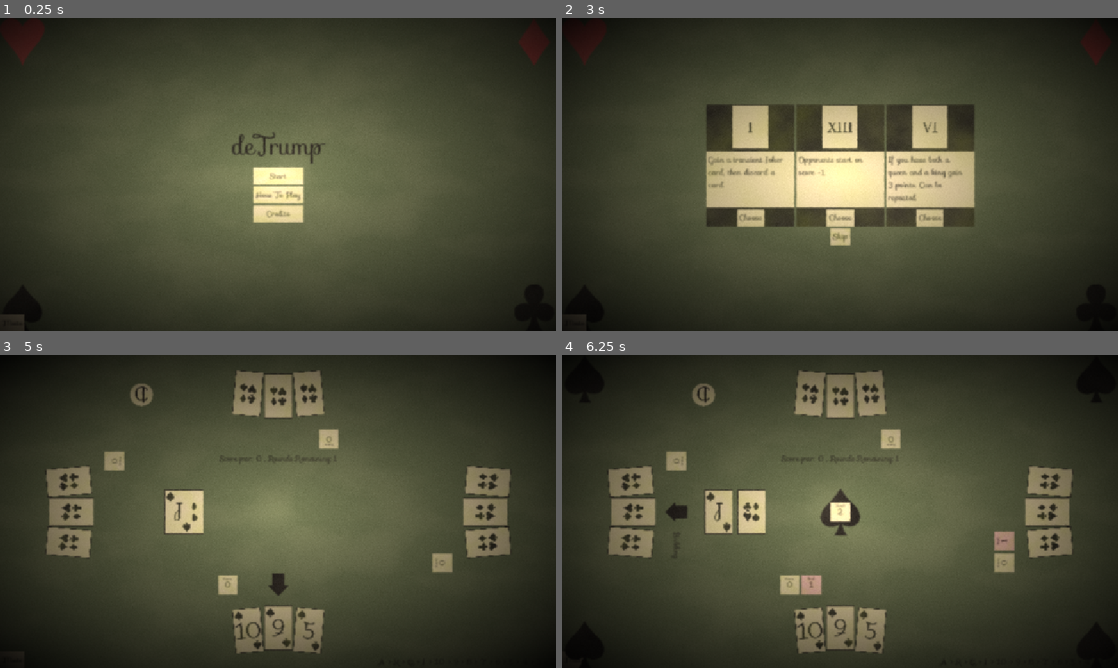
Above: before the commit, frames 1-4 (two rows, left to right).
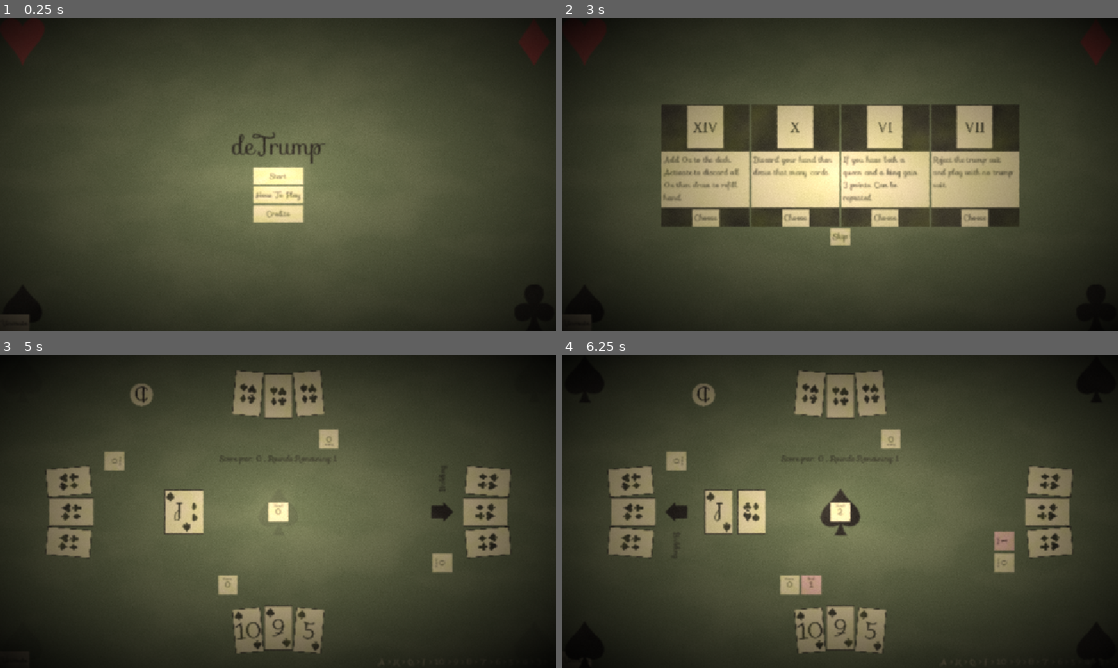
Above: after the commit, the same moments.

Repository: CMurtagh-LGTM/brackeys25.2
Game: Godot game, scene res://Main.tscn
Same seed, same stepped clock (60 frames per second), same inputs: the game is played once before the commit and once after it.
Inputs (mouse positions are in pixels of both pictures, inside the frame that each line leads up to):
- Up to frame 1 (0.25 s): no input
- Up to frame 2 (3 s): click "Mute" (after the commit: "Unmute") at 0.5 s; click "Unmute" (after the commit: "Mute") at 1.25 s; click "Start" at 2 s; click "Start" at 2.75 s
- Up to frame 3 (5 s): click "Skip" at 3.5 s; move the mouse to (189, 511) at 4.27 s; click (189, 511) at 4.42 s
- Up to frame 4 (6.25 s): move the mouse to (739, 511) at 5.02 s; click (739, 511) at 5.17 s; click "1" at 5.75 s

The runs differ from the first frame. In frame 1, less than 0.1% of the frame differs, in the area x 4-6%, y 94-100%; in frame 2, 15%, in the area x 4-83%, y 27-97%; in frame 3, 0.5%; in frame 4, less than 0.1%.

Commit message:
Insomniac

Diff:
--- a/Deck/DeckGenerator.gd
+++ b/Deck/DeckGenerator.gd
@@ -27,7 +27,6 @@
 		deck.cards.push_back(load("res://Resources/Cards/Joker.tres"))
 
 
-	# TODO why does this not save?
 	deck.deck_order = NormalCardInfo.character_names[characters[0]]
 	for character_index:int in range(1, characters.size()):
 		deck.deck_order += " > " + NormalCardInfo.character_names[characters[character_index]]
--- a/GameManager/GameManager.gd
+++ b/GameManager/GameManager.gd
@@ -56,7 +56,6 @@
 var _deal_count: int = 3 # Number of times to deal
 
 var _hands: Array[Hand]
-var _turnup: Card = null
 var _triumphs: Array[Triumph]
 
 var _current_hand: int = 0
@@ -147,6 +146,7 @@
 
 	_game_state = GameState.new(_deck_info, _trick, _hand_count)
 	_game_state.trump_changed.connect(_on_update_game_state_trump)
+	_game_state.turnup_changed.connect(_on_turnup_changed)
 
 	_bonus_pile.cards_updated.connect(_on_bonus_pile_changed)
 
@@ -200,14 +200,15 @@
 				await hand.add_card(await _deck.draw_card())
 
 	var turnup: Card = await _deck.draw_card()
-	turnup.reveal()
-	await turnup.move_to(self, globals.viewport_center() + _turnup_position_offset, 0, Globals.card_deal_time)
-	_turnup = turnup
-
-	_game_state.set_trump(turnup.suit(null))
+	_game_state.set_turnup(turnup)
 
 	_tricks_remaining = _deal_size
 	_triumphs_before_bid()
+
+func _on_turnup_changed() -> void:
+	if _game_state.turnup() != null:
+		_game_state.set_trump(_game_state.turnup().suit(null))
+		await _game_state.turnup().move_to(self, globals.viewport_center() + _turnup_position_offset, 0, Globals.card_deal_time)
 
 func _triumphs_before_bid() -> void:
 	_point_to_hand(_hand_index_to_compass(0))
@@ -273,8 +274,8 @@
 
 	# Highest bidder gets right to card turned up
 	var highest_bidder: Hand = _hands[highest_bidder_index]
-	highest_bidder.add_card(_turnup)
-	_turnup = null
+	highest_bidder.add_card(_game_state.turnup())
+	_game_state.set_turnup(null)
 	var _discarded_cards: Array[Card] = await highest_bidder.discard(_deal_size, Hand.DiscardTarget.BONUS)
 	await _bonus_pile.append(_discarded_cards)
 	_bid_info.visible = false
@@ -404,8 +405,8 @@
 	_deck_order_label.position = globals.viewport_size - _deck_order_label.size
 	_origin.position = globals.viewport_center()
 
-	if _turnup:
-		_turnup.position = globals.viewport_center() + _turnup_position_offset
+	if _game_state.turnup():
+		_game_state.turnup().position = globals.viewport_center() + _turnup_position_offset
 
 	_bonus_pile.position = globals.viewport_center() + _bonus_pile_position_offset
 	for hand_index: int in _hands.size():
--- a/GameManager/GameManager.tscn
+++ b/GameManager/GameManager.tscn
@@ -193,5 +193,6 @@
 unique_name_in_owner = true
 offset_right = 40.0
 offset_bottom = 27.0
+theme_override_colors/font_color = Color(0.960784, 0.870588, 0.701961, 1)
 
 [node name="Origin" type="Node2D" parent="."]
--- a/GameManager/GameState.gd
+++ b/GameManager/GameState.gd
@@ -6,12 +6,14 @@
 var _trump: Suit
 var _trick: Trick
 var _hand_count: int
+var _turnup: Card
 
 signal trump_changed
+signal turnup_changed
 
-func _init(deck_info_: DeckInfo, trick: Trick, hand_count: int):
+func _init(deck_info_: DeckInfo, trick_: Trick, hand_count: int):
 	deck_info = deck_info_
-	_trick = trick
+	_trick = trick_
 	_hand_count = hand_count
 
 func lead_suit() -> Suit:
@@ -32,3 +34,14 @@
 
 func trick() -> Array[Card]:
 	return _trick.get_cards()
+
+func turnup() -> Card:
+	return _turnup
+
+func set_turnup(card: Card) -> void:
+	if card == _turnup:
+		return
+	_turnup = card
+	if _turnup != null:
+		_turnup.reveal()
+	turnup_changed.emit()
--- a/Globals.gd
+++ b/Globals.gd
@@ -49,7 +49,9 @@
 const debug_ai: bool = false
 var open_hands: bool = debug_ai
 
-var muted: bool = false
+var muted: bool = true # TODO false
+
+const forced_triumph: TriumphInfo = preload("res://Resources/Triumph/Judge.tres")
 
 func _ready() -> void:
 	var viewport = get_viewport()
--- a/Hand/AIInfo.gd
+++ b/Hand/AIInfo.gd
@@ -3,7 +3,6 @@
 
 @export var trump_bonus: float = 0.4
 
-# TODO calculate the threshold based on the deck
 @export var singleton_threshold: Card.Ordinal = Card.Ordinal.QUEEN
 @export var offsuit_threshold: Card.Ordinal = Card.Ordinal.ACE
 
--- a/Hand/Hand.gd
+++ b/Hand/Hand.gd
@@ -77,7 +77,6 @@
 	remove_card(card)
 	return card
 
-# TODO merge these two functions somehow in a neat way
 func discard(new_hand_size: int, target: DiscardTarget) -> Array[Card]:
 	_is_discarding = true
 	_info_display.visible = true
--- a/Mute.gd
+++ b/Mute.gd
@@ -3,18 +3,21 @@
 @onready var _mute_button: Button = $MuteButton
 @onready var _music_player: AudioStreamPlayer = $MusicPlayer
 
-func _on_mute_button_pressed() -> void:
-	globals.muted = not globals.muted
+func _handle_mute_changed() -> void:
 	_music_player.stream_paused = globals.muted
 	if globals.muted:
 		_mute_button.text = "Unmute"
 	else:
 		_mute_button.text = "Mute"
 
+func _on_mute_button_pressed() -> void:
+	globals.muted = not globals.muted
+	_handle_mute_changed()
 
 func _ready() -> void:
 	globals.viewport_resize.connect(_on_viewport_resize)
 	_on_viewport_resize()
+	_handle_mute_changed()
 
 func _on_viewport_resize() -> void:
 	_mute_button.position.y = globals.viewport_size.y - _mute_button.size.y
--- /dev/null
+++ b/Resources/Triumph/Insomniac.tres
@@ -0,0 +1,17 @@
+[gd_resource type="Resource" script_class="TriumphInfo" load_steps=5 format=3 uid="uid://tvdiakleu0k8"]
+
+[ext_resource type="Script" uid="uid://chanul83o6q5u" path="res://Triumph/TriumphInfo.gd" id="1_b2oh0"]
+[ext_resource type="Script" uid="uid://2t24lro41dkk" path="res://Triumph/TriumphAction/RejectTurnup.gd" id="1_jcflv"]
+[ext_resource type="Texture2D" uid="uid://b72gelaulxran" path="res://Assets/Characters/XVIII.svg" id="2_faxor"]
+
+[sub_resource type="Resource" id="Resource_62wwf"]
+script = ExtResource("1_jcflv")
+metadata/_custom_type_script = "uid://2t24lro41dkk"
+
+[resource]
+script = ExtResource("1_b2oh0")
+texture = ExtResource("2_faxor")
+description = "Place the current turnup in the discard pile and draw a new one."
+exhausts = true
+action = SubResource("Resource_62wwf")
+metadata/_custom_type_script = "uid://chanul83o6q5u"
--- a/Resources/Triumph/Monk.tres
+++ b/Resources/Triumph/Monk.tres
@@ -20,7 +20,7 @@
 script = ExtResource("1_0kalp")
 texture = ExtResource("4_4bbm7")
 description = "Add 0s to the deck. Activate to discard all 0s then draw to refill hand."
-exhausts = true
+exhausts = false
 game_modifier = SubResource("Resource_pp2nd")
 action = SubResource("Resource_q2bk6")
 metadata/_custom_type_script = "uid://chanul83o6q5u"
--- /dev/null
+++ b/Triumph/TriumphAction/RejectTurnup.gd
@@ -0,0 +1,12 @@
+class_name RejectTurnup
+extends TriumphAction
+
+func before_bid(state: TriumphGameState) -> void:
+	var old_turnup: Card = state.game_state.turnup()
+	await state.discard_pile.push_card(old_turnup)
+
+	var new_turnup: Card = await state.deck.draw_card()
+	state.game_state.set_turnup(new_turnup)
+
+func has_before_bid(_state: TriumphGameState) -> bool:
+	return true
--- a/Triumph/TriumphPool.gd
+++ b/Triumph/TriumphPool.gd
@@ -22,6 +22,10 @@
 	var amount = min(_triumphs.size(), n)
 	for index: int in amount:
 		triumphs.append(_triumphs[index])
+
+	if Globals.forced_triumph != null:
+		triumphs.append(Triumph.instantiate(Globals.forced_triumph))
+
 	return triumphs
 
 func remove_choice(triumph: Triumph) -> void:
--- /dev/null
+++ b/Triumph/TriumphPreview.tscn
@@ -0,0 +1,3 @@
+[gd_scene format=3 uid="uid://cc87c3m5wuwfd"]
+
+[node name="TriumphPreview" type="Node2D"]
Not shown, added: Triumph/TriumphAction/RejectTurnup.gd.uid
